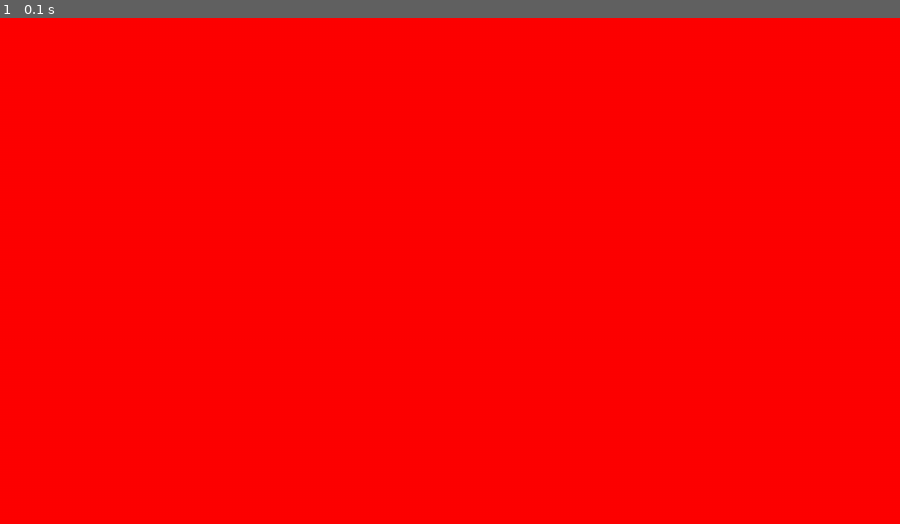
Above: before the commit, frame 1.
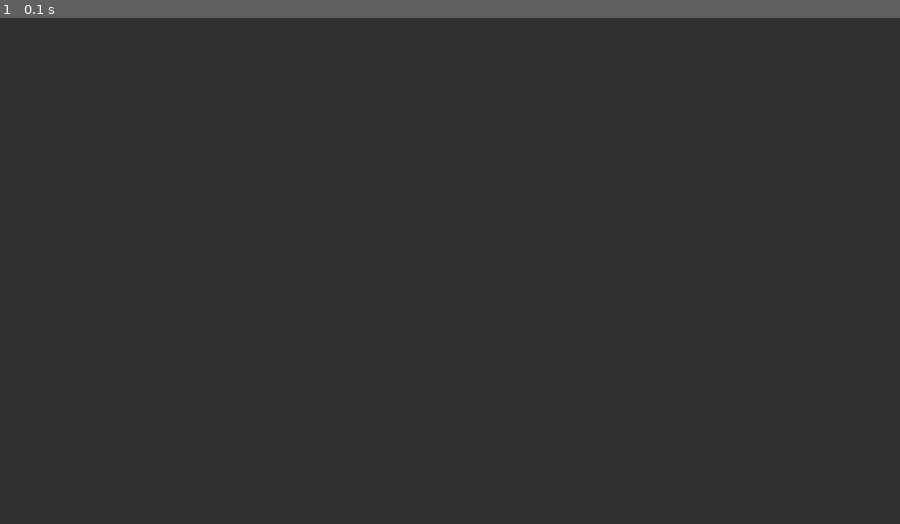
Above: after the commit, the same moment.

Repository: 7daytheory/pygame
Game: pygame game, started from code/main.py
The game is run twice, just before and just after one commit, with the same random seed, the same clock (stepped at 60 frames per second) and the same inputs.
Inputs:
- Up to frame 1 (0.1 s): no input

The runs differ from the first frame. In frame 1, 100% of the frame differs, in the area x 0-100%, y 0-100%.

Commit message:
Feat: Set a new window title, and an icon hover

Diff:
--- a/code/main.py
+++ b/code/main.py
@@ -6,9 +6,12 @@
 # Create a display_surface and give it a width and height
 WINDOW_WIDTH, WINDOW_HEIGHT = 1280, 720
 display_surface = pygame.display.set_mode((WINDOW_WIDTH, WINDOW_HEIGHT))
-
 #Setting running variable to true
 running = True
+
+#Set Window title
+title = "Awesome Game Title"
+pygame.display.set_caption(title, "Enjoy!")
 
 #event loop
 while running:
@@ -17,7 +20,7 @@
             running = False
 
     #draw the game
-    display_surface.fill('red')
+    display_surface.fill('#333333')
     pygame.display.update()
 
 
